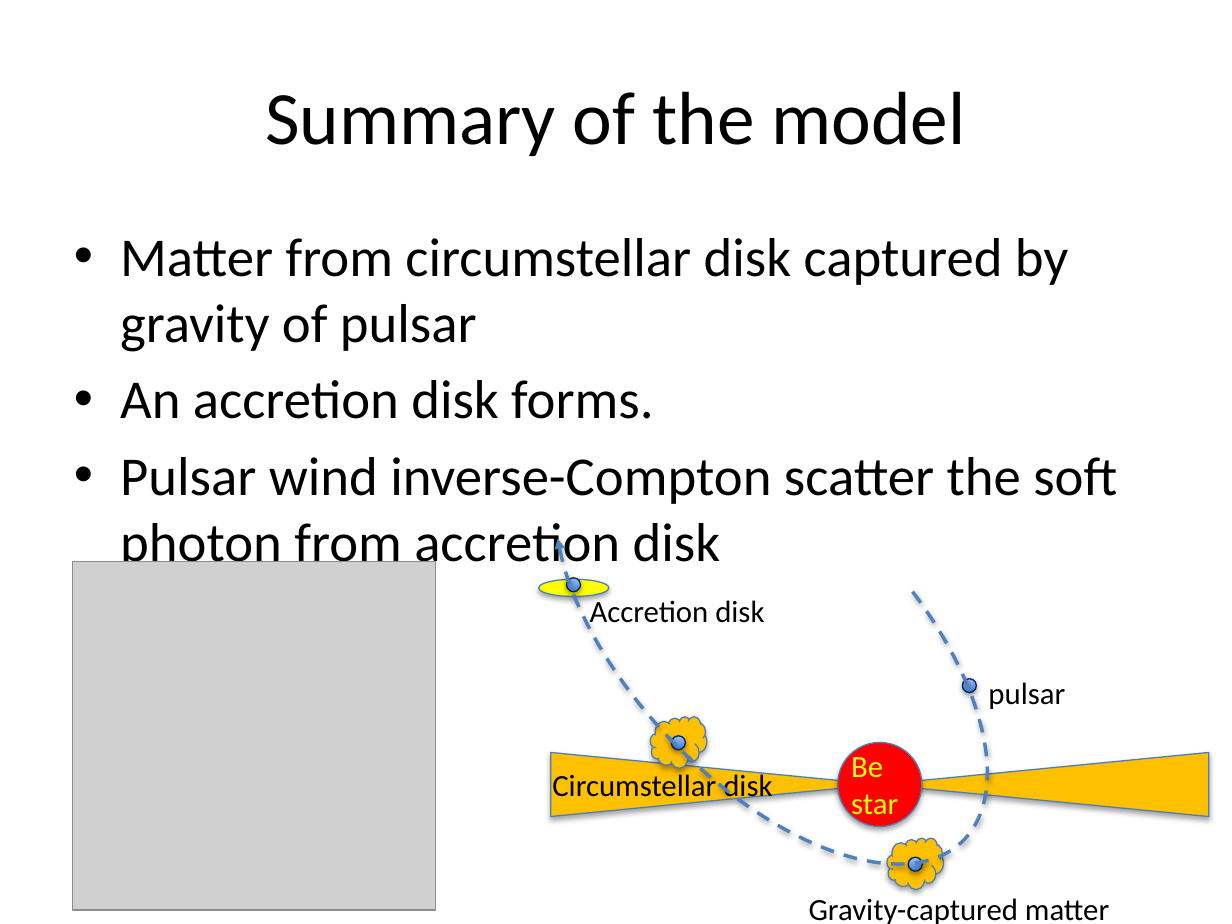
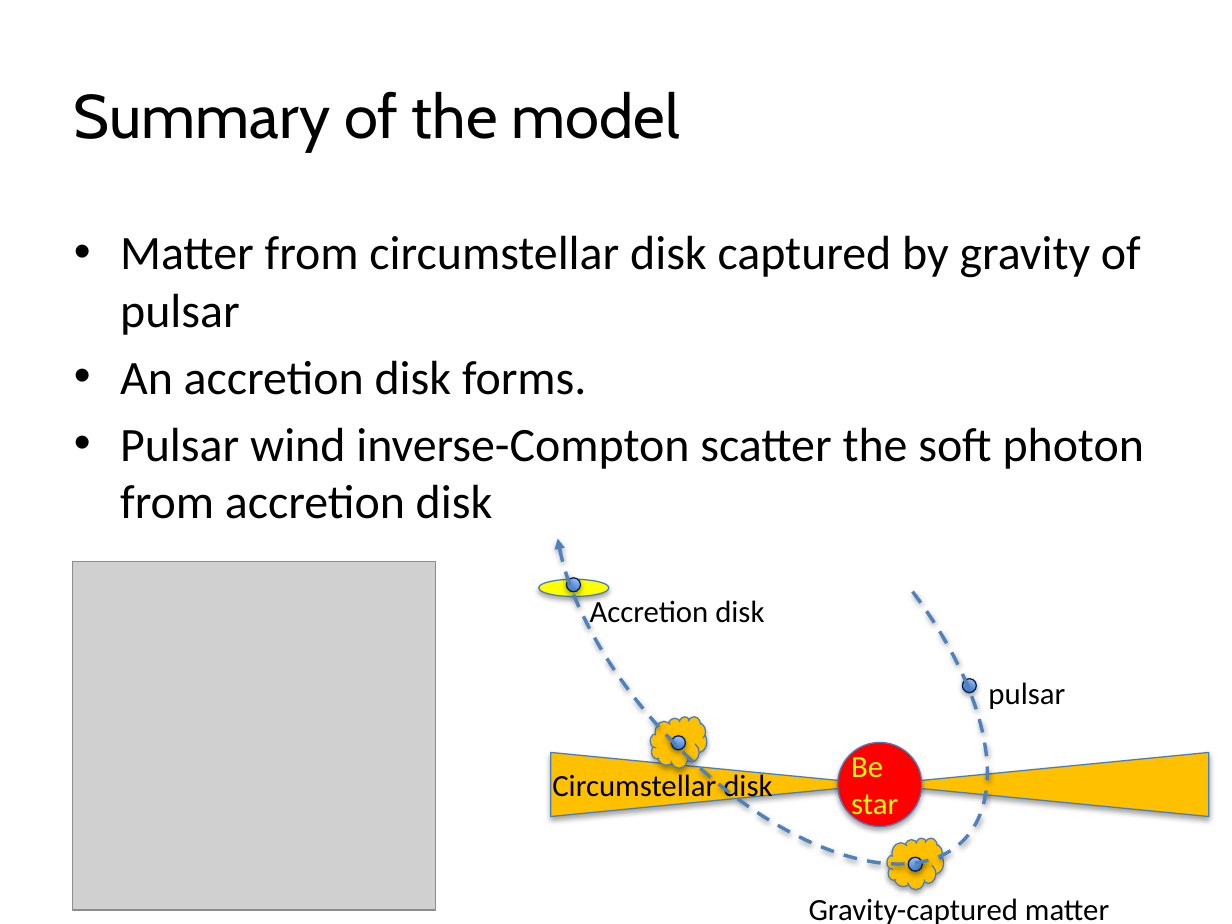
Before and after one commit to ShuxuYi/shuxuyi.github.io, a slide deck: slide 19 of lectures/FPSWUhan.pptx (slide 20 before the commit). Drawn at 1232x924 pixels with LibreOffice and Linux fonts; fonts in the diff are those of the drawing; grey boxes stand for pictures. Boxes give left, top, right and bottom in pixels: in the first picture for what was removed or moved away, otherwise in the second. Text is boxed around its words. In the diff, an @@ line names an element or a change of style, - is before the commit and + after.

```diff
--- a/lectures/FPSWUhan.pptx
+++ b/lectures/FPSWUhan.pptx
@@ title "Summary of the model" at [74,91,679,152]: size 44 to 36 pt, font Calibri to Cabin; alignment centre to left @@
@@ text "Matter from circumstellar disk captured ..." at [120,235,1144,519]: size 32 to 28 pt @@
```
Also in this commit, not shown: 18 other slides changed, 1 slide removed, 1 other file.
